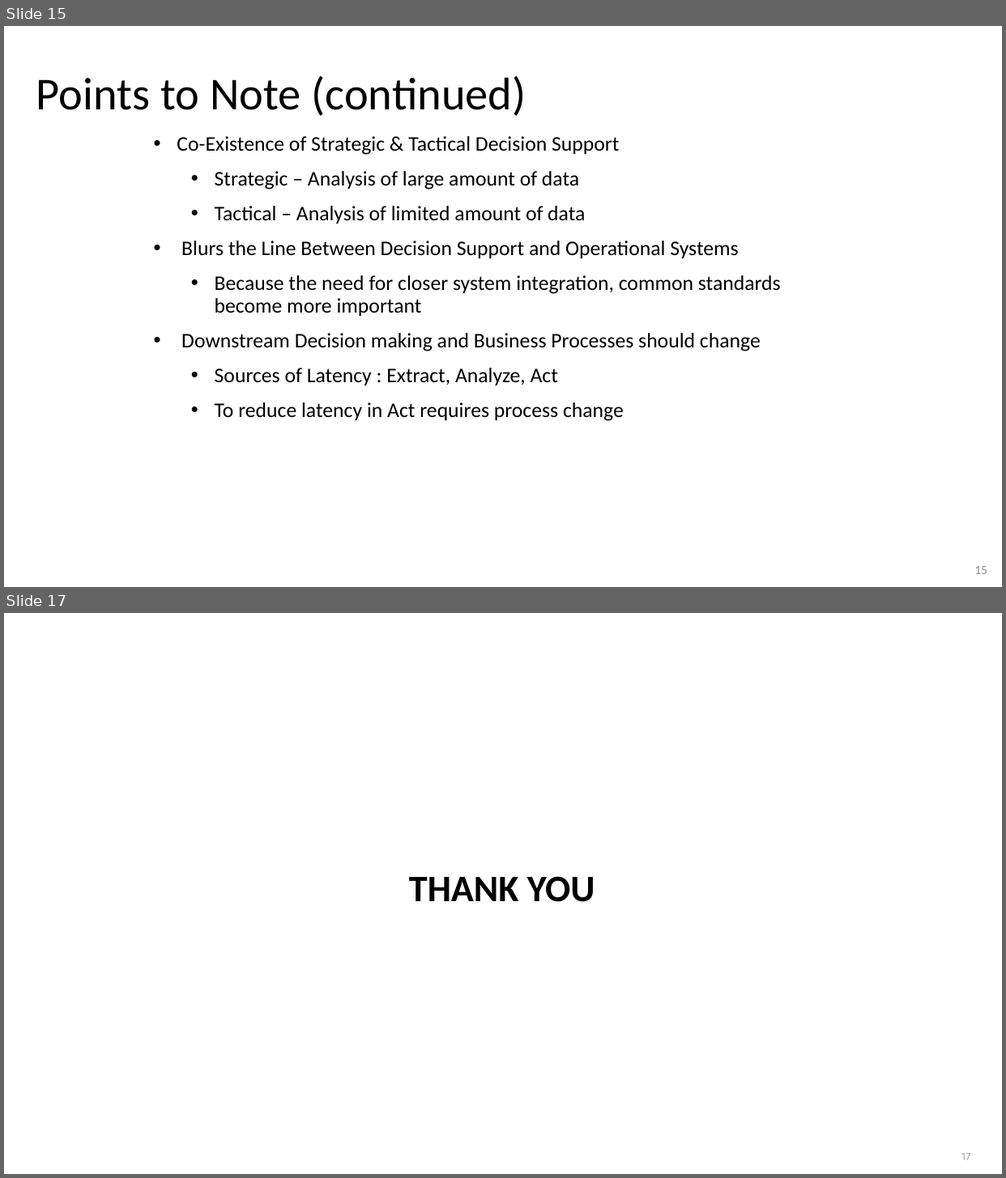
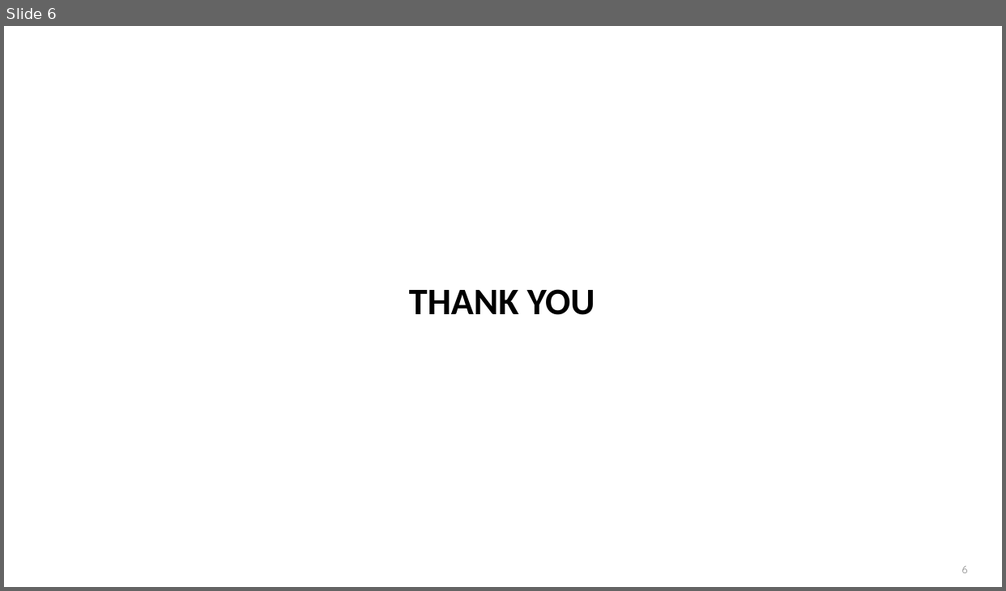
Before and after one commit to chiranthhd1/Forex-visualization-Python-, a slide deck: PyProject.pptx. Shown one above the other, each under a label of ours: slides 15 and 17 before the commit, slide 6 after it; the slides between them are not shown. The pictures are 1006x1178 and 1006x591 pixels, drawn with LibreOffice and Linux fonts; fonts in the diff are those of the drawing; background and template pictures are left out. Boxes give left, top, right and bottom in pixels: in the first picture for what was removed or moved away, otherwise in the second. Text is boxed around its words. In the diff, an @@ line names an element or a change of style, - is before the commit and + after.

```diff
--- a/PyProject.pptx
+++ b/PyProject.pptx
@@ slide 15 removed at [4, 26, 1002, 587], background #FFFFFF @@
@@ title removed at [36, 76, 526, 116] @@
-Points to Note (continued)
@@ text removed at [177, 136, 781, 421] @@
-• Co-Existence of Strategic & Tactical Decision Support
-  • Strategic – Analysis of large amount of data
-  • Tactical – Analysis of limited amount of data
-• Blurs the Line Between Decision Support and Operational Systems
-  • Because the need for closer system integration, common standards become more important
-• Downstream Decision making and Business Processes should change
-  • Sources of Latency : Extract, Analyze, Act
-  • To reduce latency in Act requires process change
@@ page number removed at [974, 566, 987, 574] @@
-15
@@ what was slide 17 is now slide 6 @@
@@ page number at [962, 566, 968, 574]: text changed @@
-17
+6
```
Also in this commit, not shown: 1 slide changed, 4 slides added, 14 other slides removed.
